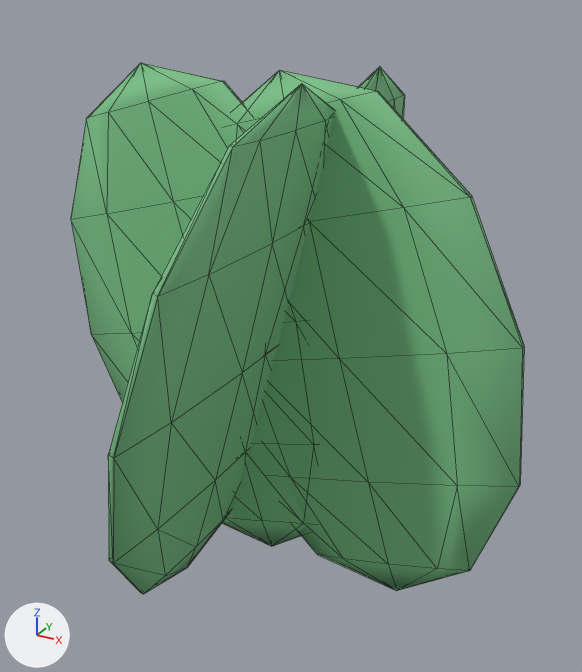
What one commit did to the glTF model public/assets/models/environment/env_jungle_giant_leaf.glb.
Before and after are seen from a 50 mm lens placed at (1.22, -2.11, 1.93), pointed at (0.05, 0.01, 0.87). Every picture has the same lights, and +X, +Y and +Z are marked at lower left. The first picture is the older version. Mesh edges are drawn as thin lines. Vertices at exactly the same position are counted once.

Names of what the first picture shows: 'ball'.
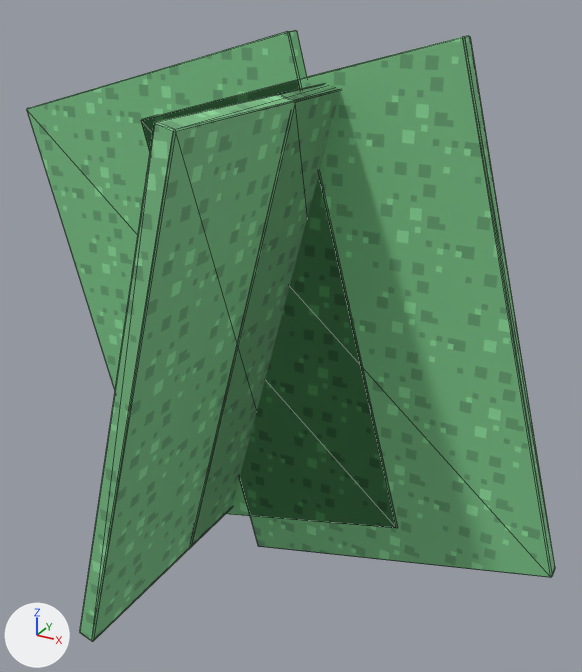
What differs and where, as boxes [x1, y1, x2, y2] in the pictures (582 x 672 px):
'ball', reshaped, moved, rescaled (17% wider, 15% taller): before [71, 63, 524, 594]; after [27, 30, 555, 642]
part 1 of me_ball, rebuilt: before [234, 70, 524, 591]; after [141, 35, 555, 577]
part 2 of me_ball, rebuilt: before [108, 83, 334, 594]; after [80, 84, 340, 642]
part 3 of me_ball, rebuilt: before [358, 67, 405, 118]; after [191, 84, 340, 547]
part 4 of me_ball, rebuilt: before [71, 63, 307, 546]; after [27, 30, 395, 527]

The edits, one by one:
me_ball is used by ob_ball; location (0.0, 0.0, 0.0).
me_ball had 208 vertices, 400 faces and spanned x -0.84..0.84, y -0.82..0.82, z 0.0..1.7.
me_ball now has 96 vertices, 176 faces and spans x -1.0..1.0, y -0.81..0.81, z -0.93..0.93.
me_ball part 1: the loose piece of 52 vertices spanning x -0.34..0.84, y -0.03..0.03, z 0.0..1.7 is rebuilt with 24 vertices and now spans x -0.49..1.0, y -0.03..0.03, z -0.93..0.93.
me_ball part 2: the loose piece of 52 vertices spanning x -0.23..0.23, y -0.82..0.32, z 0.0..1.7 is rebuilt with 24 vertices and now spans x -0.24..0.24, y -0.81..0.3, z -0.79..0.79.
me_ball part 3: the loose piece of 52 vertices spanning x -0.23..0.23, y -0.32..0.82, z 0.0..1.7 is rebuilt with 24 vertices and now spans x -0.24..0.24, y -0.3..0.81, z -0.79..0.79.
me_ball part 4: the loose piece of 52 vertices spanning x -0.84..0.34, y -0.03..0.03, z 0.0..1.7 is rebuilt with 24 vertices and now spans x -1.0..0.49, y -0.03..0.03, z -0.93..0.93.
Object 'ball' (ob_ball) moves from (0.0, 0.0, 0.0) to (0.0, 0.0, 0.904).
Object 'ball' (ob_ball) is rescaled from (1.0, 1.0, 1.0) to (0.976, 0.976, 0.976).
